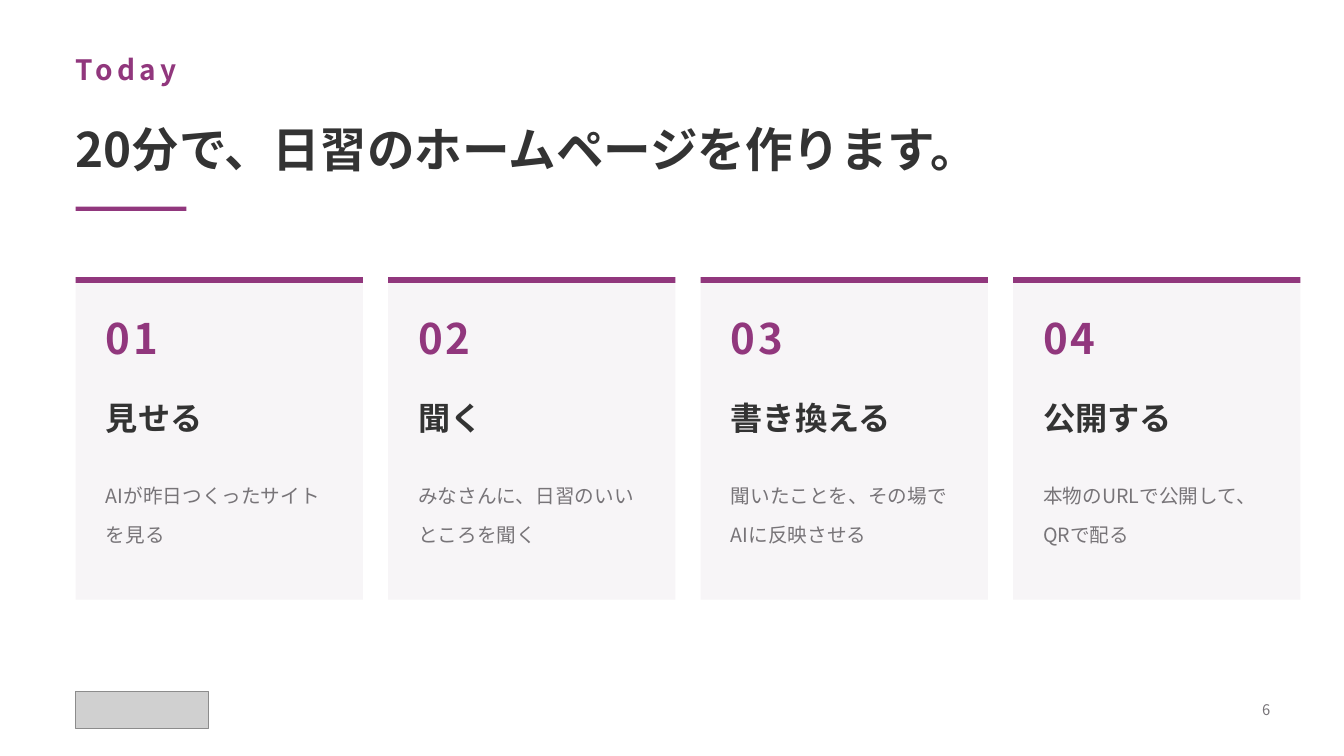
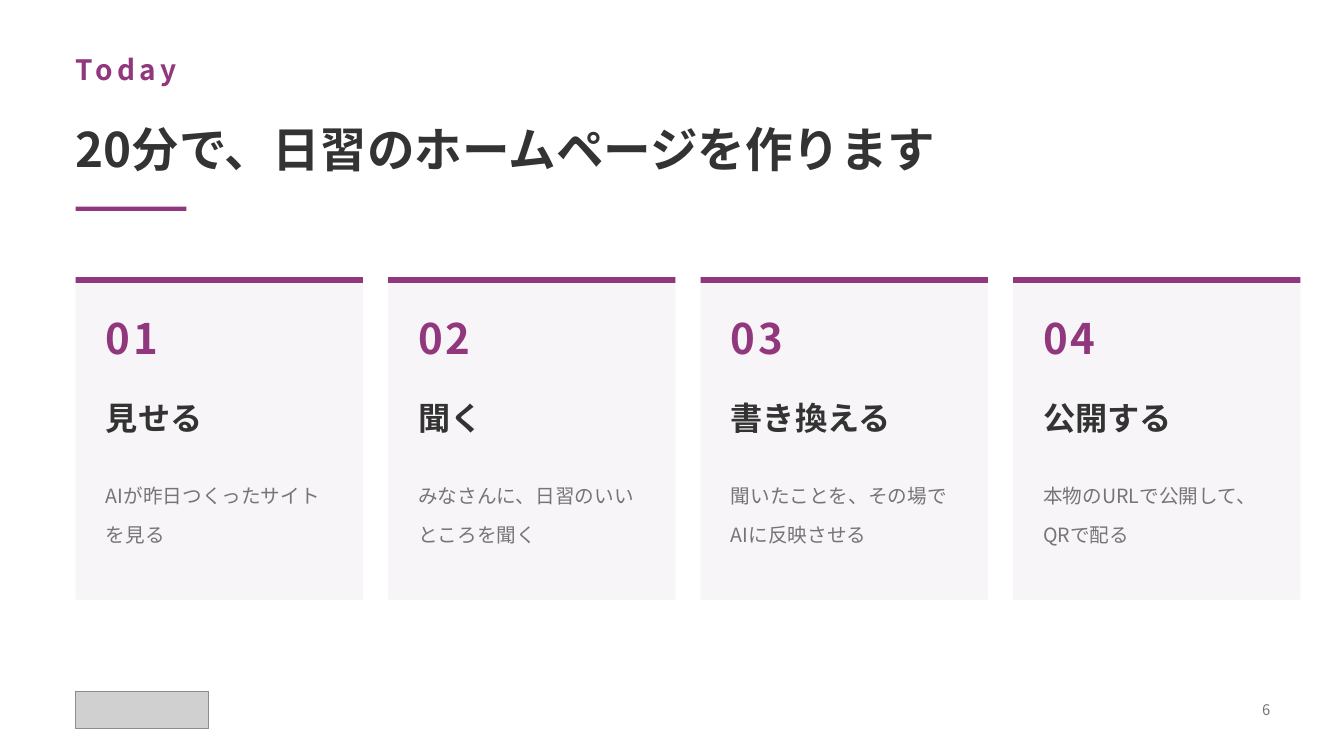
Before and after one commit to yutakaJssst/narashino-visit-2, a slide deck: slide 6 of slides/nichinara20260908.pptx. Drawn at 1344x756 pixels with LibreOffice and Linux fonts; fonts in the diff are those of the drawing; grey boxes stand for pictures. Boxes give left, top, right and bottom in pixels: in the first picture for what was removed or moved away, otherwise in the second. Text is boxed around its words. In the diff, an @@ line names an element or a change of style, - is before the commit and + after.

```diff
--- a/slides/nichinara20260908.pptx
+++ b/slides/nichinara20260908.pptx
@@ text at [76, 127, 936, 172]: text changed @@
-20分で、日習のホームページを作ります。
+20分で、日習のホームページを作ります
```
Also in this commit, not shown: 15 other slides changed, 2 other files.
